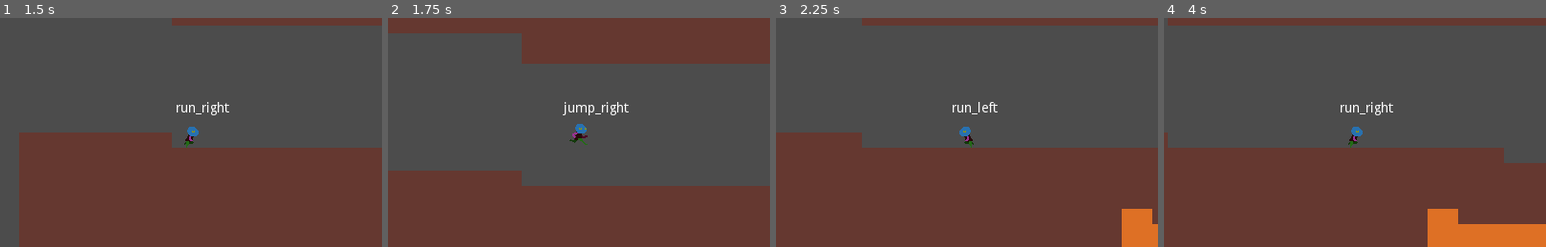
Above: before the commit, frames 1-4 (left to right).
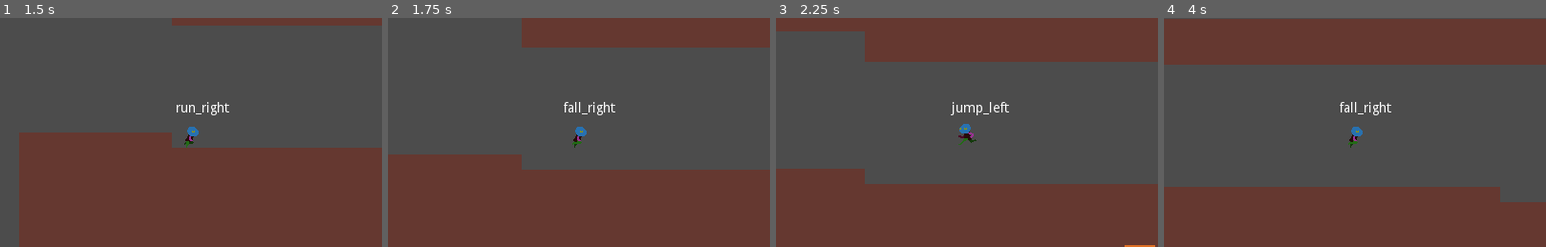
Above: after the commit, the same moments.

Repository: Bronsky91/Hatchling-Heroes
Game: Godot game, scene res://Scenes/Game.tscn
The game is run twice, just before and just after one commit, with the same random seed, the same clock (stepped at 60 frames per second) and the same inputs.
Inputs (mouse positions are in pixels of both pictures, inside the frame that each line leads up to):
- Up to frame 1 (1.5 s): move the mouse to (275, 121) at 0.52 s; hold Up (jump) 0.53-1.28 s; hold Right (move_right) from 0.53 s (still down); move the mouse to (114, 143) at 1.27 s; click (114, 143) at 1.35 s
- Up to frame 2 (1.75 s): keep holding Right (move_right); tap Up (jump) at 1.52, 1.55 s
- Up to frame 3 (2.25 s): tap Up (jump) at 1.82 s; move the mouse to (1005, 82) at 2.02 s; release Right (move_right) at 2.03 s; hold Left (move_left) from 2.03 s (still down); hold Up (jump) from 2.03 s (still down)
- Up to frame 4 (4 s): move the mouse to (1335, 178) at 2.77 s; release Left (move_left) at 2.78 s; release Up (jump) at 2.78 s; hold Right (move_right) from 2.78 s (still down); click (1335, 178) at 2.85 s; tap Up (jump) at 3.02, 3.05, 3.32 s; move the mouse to (1469, 166) at 3.52 s; hold Up (jump) from 3.53 s (still down)

Frame 1 is identical in both runs. In frame 2, 15% of the frame differs, in the area x 0-100%, y 0-74%; in frame 3, 31%; in frame 4, 39%, in the area x 0-100%, y 0-100%.

Commit message:
Improves minimized jumping (letting off jump key early)

Diff:
--- a/Scenes/Player.tscn
+++ b/Scenes/Player.tscn
@@ -21,6 +21,36 @@
 
 [sub_resource type="Animation" id=2]
 resource_name = "fall_right"
+tracks/0/type = "value"
+tracks/0/path = NodePath("Sprite:frame")
+tracks/0/interp = 1
+tracks/0/loop_wrap = true
+tracks/0/imported = false
+tracks/0/enabled = true
+tracks/0/keys = {
+"times": PoolRealArray( 0 ),
+"transitions": PoolRealArray( 1 ),
+"update": 1,
+"values": [ 11 ]
+}
+
+[sub_resource type="Animation" id=12]
+resource_name = "fly_left"
+tracks/0/type = "value"
+tracks/0/path = NodePath("Sprite:frame")
+tracks/0/interp = 1
+tracks/0/loop_wrap = true
+tracks/0/imported = false
+tracks/0/enabled = true
+tracks/0/keys = {
+"times": PoolRealArray( 0 ),
+"transitions": PoolRealArray( 1 ),
+"update": 1,
+"values": [ 5 ]
+}
+
+[sub_resource type="Animation" id=13]
+resource_name = "fly_right"
 tracks/0/type = "value"
 tracks/0/path = NodePath("Sprite:frame")
 tracks/0/interp = 1
@@ -173,11 +203,13 @@
 texture = ExtResource( 1 )
 vframes = 2
 hframes = 7
-frame = 5
+frame = 11
 
 [node name="AnimationPlayer" type="AnimationPlayer" parent="Body"]
 anims/fall_left = SubResource( 1 )
 anims/fall_right = SubResource( 2 )
+anims/fly_left = SubResource( 12 )
+anims/fly_right = SubResource( 13 )
 anims/idle_left = SubResource( 3 )
 anims/idle_right = SubResource( 4 )
 anims/jump_left = SubResource( 5 )
--- a/Scripts/Player.gd
+++ b/Scripts/Player.gd
@@ -2,15 +2,16 @@
 
 signal grounded_updated(is_grounded)
 
+var tile_size = 16
 var gravity = 800
 var velocity = Vector2()
-var move_speed = 10 * 16
+var move_speed = 10 * tile_size
 var move_direction
 var move_input_speed = 0
-var jump_height = 3 * 16
+var jump_height = 3 * tile_size
+var min_jump_height = tile_size / 2
 var max_jump_velocity
 var min_jump_velocity
-var min_jump_height = 2 * 16
 var facing = 1
 var wall_direction = 1
 
@@ -19,6 +20,7 @@
 var is_sliding = false
 
 var lives = 1
+var can_fly = true
 
 onready var anim_player = $Body/AnimationPlayer
 onready var body = $Body
@@ -39,11 +41,11 @@
 		is_jumping = false
 
 func _cap_gravity_wall_slide():
-	var max_velocity = 16 * 10 if Input.is_action_pressed("move_down") else 16
+	var max_velocity = tile_size * 10 if Input.is_action_pressed("move_down") else tile_size
 	velocity.y = min(velocity.y, max_velocity)
 
 func _apply_movement():
-	var snap = Vector2.DOWN * 32 if !is_jumping else Vector2.ZERO
+	var snap = Vector2.DOWN * (tile_size * 2) if !is_jumping else Vector2.ZERO
 
 	velocity = move_and_slide_with_snap(velocity, snap, Vector2.UP)
 
@@ -87,7 +89,7 @@
 	velocity.y = max_jump_velocity
 	is_jumping = true
 
-func variable_jump():
+func minimize_jump():
 	if velocity.y < min_jump_velocity:
 		velocity.y = min_jump_velocity
 
--- a/Scripts/PlayerStateMachine.gd
+++ b/Scripts/PlayerStateMachine.gd
@@ -5,6 +5,7 @@
 	add_state("run")
 	add_state("jump")
 	add_state("fall")
+	add_state("fly")
 	add_state("wall_slide")
 	call_deferred("set_state", states.idle)
 
@@ -14,7 +15,7 @@
 			parent.jump()
 	elif state == states.jump:
 		if event.is_action_released("jump"):
-			parent.variable_jump()
+			parent.minimize_jump()
 	elif state == states.wall_slide:
 		if event.is_action_pressed("jump"):
 			parent.wall_jump()
@@ -82,6 +83,8 @@
 			parent.anim_player.play("jump" + direction)
 		states.fall:
 			parent.anim_player.play("fall" + direction)
+		states.fly:
+			parent.anim_player.play("fly" + direction)
 		states.wall_slide:
 			parent.anim_player.play("wall_slide" + direction)
 
Not shown: 1 places in Scenes/Player.tscn that only renumber resources
